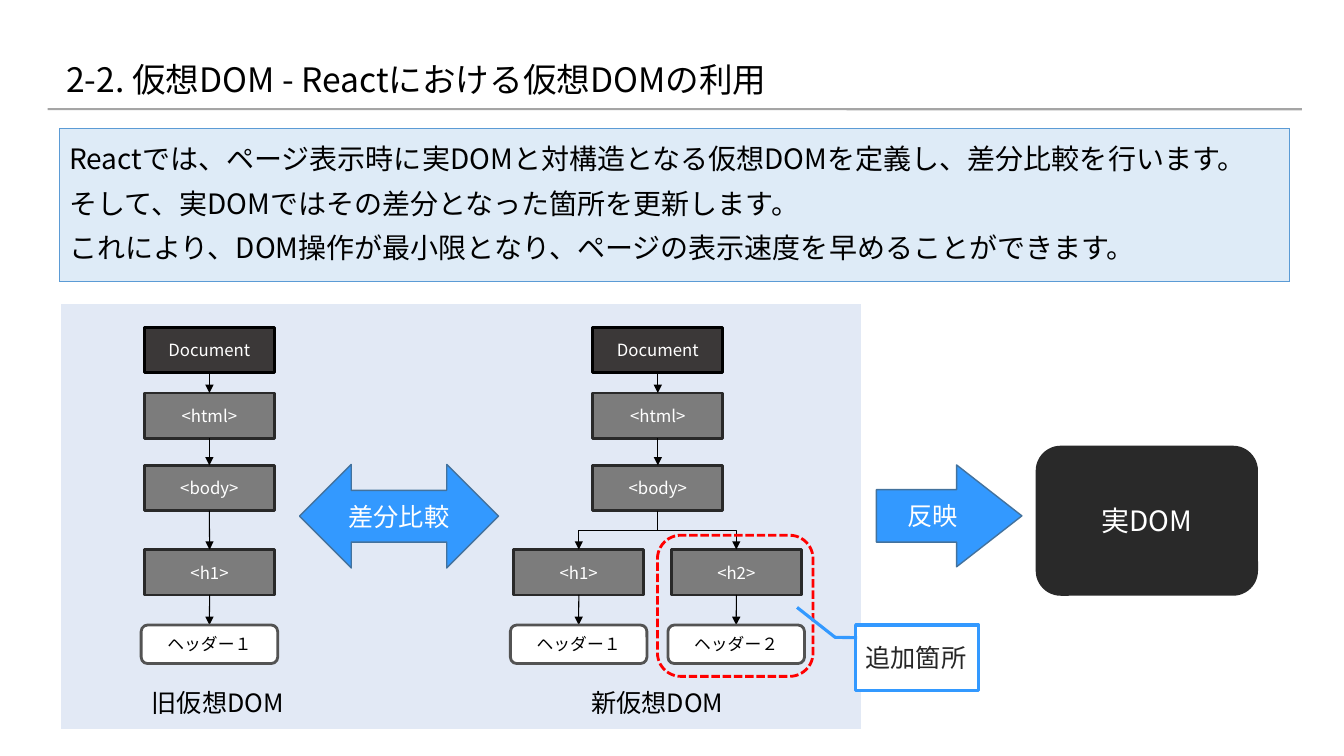
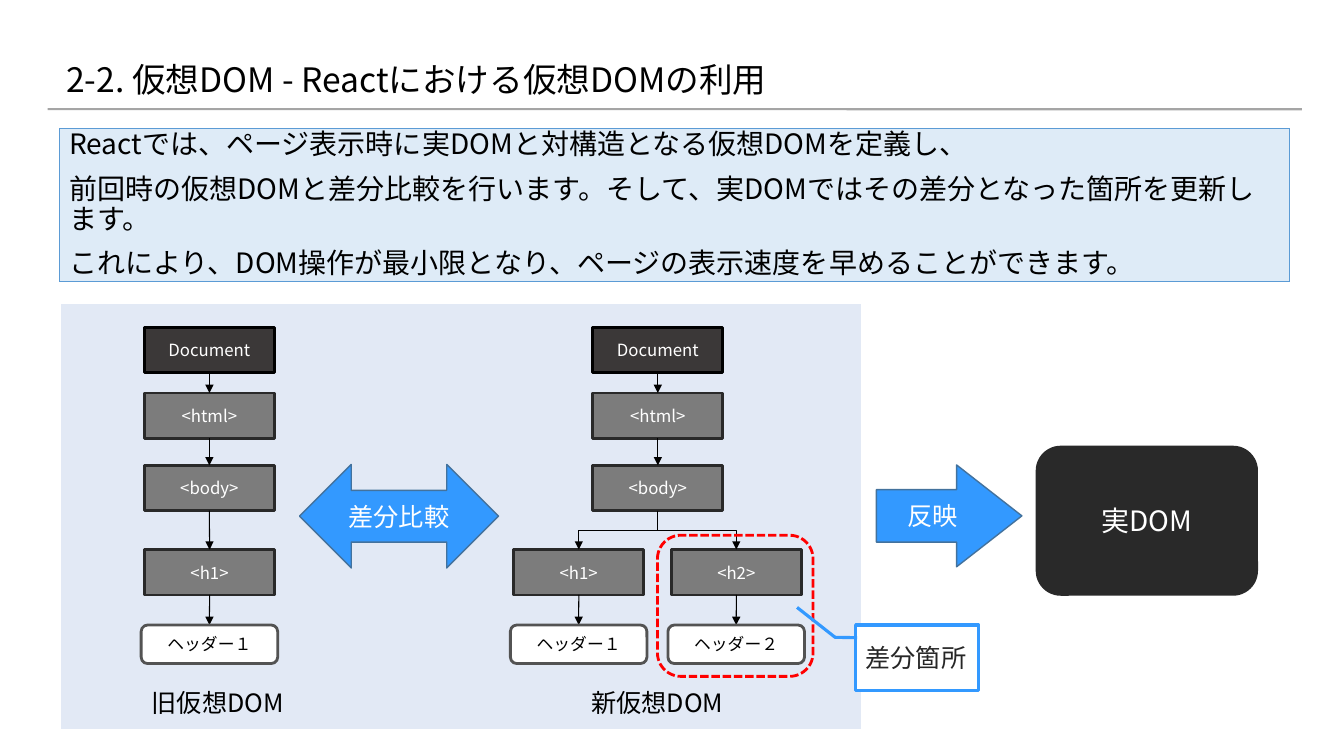
Before and after one commit to 2018SYSTEMI34/diary, a slide deck: slide 5 of doc/02_SlideShare/01.ネタ/２_Reactの基礎/2-2_Reactの基礎知識 ～仮想DOM編～.pptx. Drawn at 1344x756 pixels with LibreOffice and Linux fonts; fonts in the diff are those of the drawing; background and template pictures are left out. Boxes give left, top, right and bottom in pixels: in the first picture for what was removed or moved away, otherwise in the second. Text is boxed around its words. In the diff, an @@ line names an element or a change of style, - is before the commit and + after.

Commit message:
微修正

```diff
--- a/doc/02_SlideShare/01.ネタ/２_Reactの基礎/2-2_Reactの基礎知識 ～仮想DOM編～.pptx
+++ b/doc/02_SlideShare/01.ネタ/２_Reactの基礎/2-2_Reactの基礎知識 ～仮想DOM編～.pptx
@@ text in rectangle at [69,128,1255,231]: text changed @@
-Reactでは、ページ表示時に実DOMと対構造となる仮想DOMを定義し、差分比較を行います。
-そして、実DOMではその差分となった箇所を更新します。
+Reactでは、ページ表示時に実DOMと対構造となる仮想DOMを定義し、
+前回時の仮想DOMと差分比較を行います。そして、実DOMではその差分となった箇所を更新します。
@@ text in border callout at [866,646,967,669]: text changed @@
-追加箇所
+差分箇所
```
